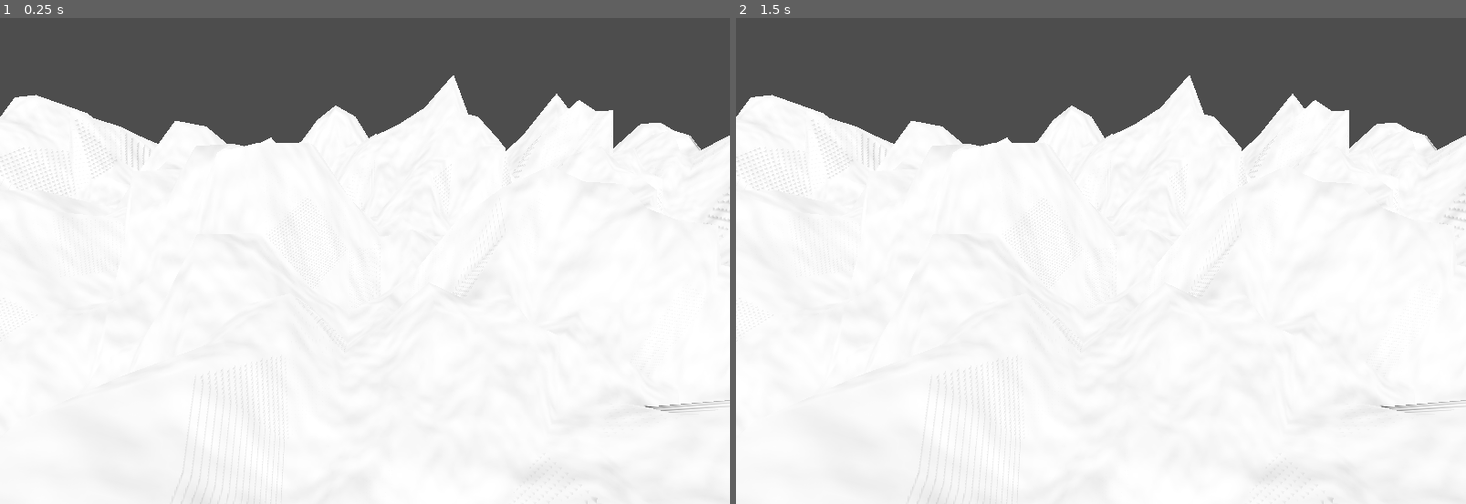
Above: before the commit, frames 1-2 (left to right).
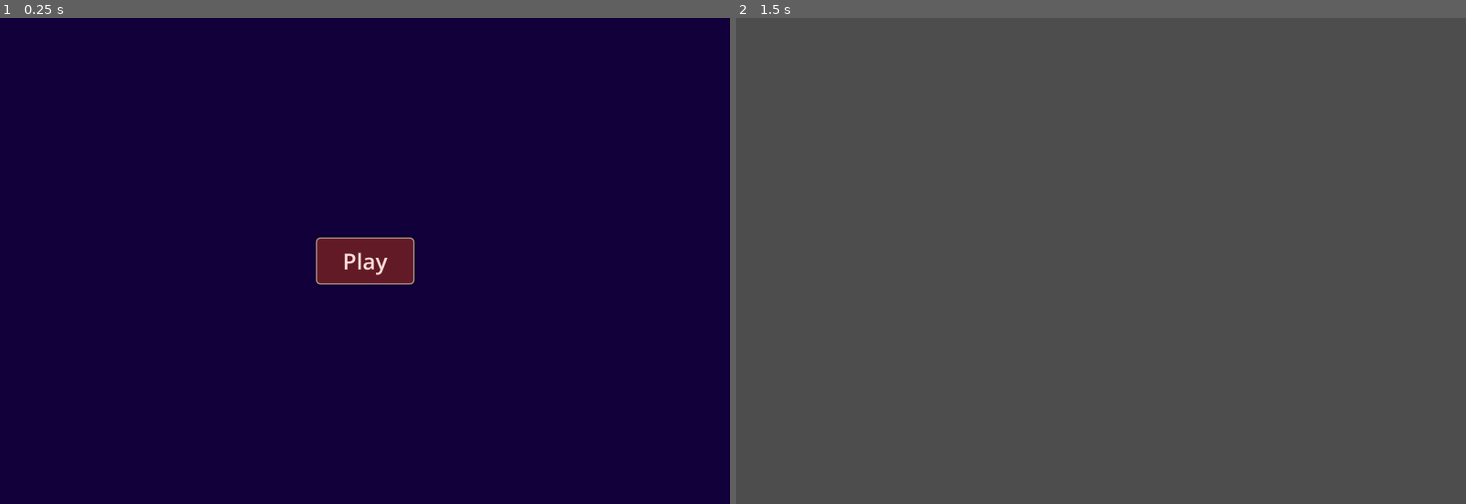
Above: after the commit, the same moments.

Repository: TrevorBuchanan/TestGogotGame
Game: Godot game, scene res://scenes/main.tscn
The game is run twice, just before and just after one commit, with the same random seed, the same clock (stepped at 60 frames per second) and the same inputs. Before the commit the project starts from res://main.tscn.
Inputs (mouse positions are in pixels of both pictures, inside the frame that each line leads up to):
- Up to frame 1 (0.25 s): no input
- Up to frame 2 (1.5 s): click (1101, 261) at 0.5 s, where only the run after the commit has a clickable "Play"; tap Enter at 1.25 s; hold D (move_right, bound only after the commit) from 1.28 s (still down); tap Space (jump, bound only after the commit) at 1.35 s

The runs differ from the first frame. In frame 1, 100% of the frame differs, in the area x 0-100%, y 0-100%; in frame 2, 78%.

Commit message:
Setting up test marching squares

Diff:
--- a/Ground.gd
+++ /dev/null
@@ -1,11 +0,0 @@
-extends StaticBody3D
-
-
-# Called when the node enters the scene tree for the first time.
-func _ready():
-    pass # Replace with function body.
-
-
-# Called every frame. 'delta' is the elapsed time since the previous frame.
-func _process(delta):
-    pass
--- a/GroundMeshGenerator.gd
+++ /dev/null
@@ -1,34 +0,0 @@
-extends MeshInstance3D
-
-var width = 10  # Width of the terrain
-var length = 10  # Length of the terrain
-var heightScale = 5  # Scale factor for terrain height
-
-func _ready():
-	pass
-	#generateTerrain()
-#
-#func generateTerrain():
-	#var noiseGenerator = preload("res://NoiseGenerator.gd").new()
-	#var mesh = get_mesh()
-	#var surfaceTool = SurfaceTool.new()
-	#surfaceTool.begin(Mesh.PRIMITIVE_TRIANGLES)
-	#
-	#for x in range(width):
-		#for z in range(length):
-			#var height = noiseGenerator.noise(x * 0.1, z * 0.1) * heightScale  # Adjust parameters for desired terrain
-			#surfaceTool.add_vertex(Vector3(x, height, z))
-	#
-	#for x in range(width - 1):
-		#for z in range(length - 1):
-			#var i = x * width + z
-			#surfaceTool.add_index(i)
-			#surfaceTool.add_index(i + width)
-			#surfaceTool.add_index(i + 1)
-			#
-			#surfaceTool.add_index(i + 1)
-			#surfaceTool.add_index(i + width)
-			#surfaceTool.add_index(i + width + 1)
-	#
-	#surfaceTool.index()
-	#mesh.create_from_surface_tool(surfaceTool)
--- a/Land.gdshader
+++ /dev/null
@@ -1,17 +0,0 @@
-shader_type spatial;
-
-uniform float height_scale = 0.5;
-uniform sampler2D noise;
-uniform sampler2D normalmap;
-
-varying vec2 tex_position;
-
-void vertex() {
-  tex_position = VERTEX.xz / 2.0 + 0.5;
-  float height = texture(noise, tex_position).x;
-  VERTEX.y += height * height_scale;
-}
-
-void fragment() {
-  NORMAL_MAP = texture(normalmap, tex_position).xyz;
-}
--- a/NoiseGenerator.gd
+++ /dev/null
@@ -1,13 +0,0 @@
-extends Node
-
-# Called when the node enters the scene tree for the first time.
-func _ready():
-	pass # Replace with function body.
-
-
-# Called every frame. 'delta' is the elapsed time since the previous frame.
-func _process(delta):
-	pass
-
-func noise(x, y):
-	pass
--- a/main.tscn
+++ /dev/null
@@ -1,53 +0,0 @@
-[gd_scene load_steps=11 format=3 uid="uid://b1sp1tgwxciqt"]
-
-[ext_resource type="Script" path="res://Ground.gd" id="1_ylv0a"]
-[ext_resource type="Shader" path="res://Land.gdshader" id="2_4ocul"]
-[ext_resource type="Script" path="res://GroundMeshGenerator.gd" id="2_nhmmj"]
-
-[sub_resource type="HeightMapShape3D" id="HeightMapShape3D_cvmi5"]
-
-[sub_resource type="FastNoiseLite" id="FastNoiseLite_5sj27"]
-
-[sub_resource type="NoiseTexture2D" id="NoiseTexture2D_2ngtj"]
-noise = SubResource("FastNoiseLite_5sj27")
-
-[sub_resource type="FastNoiseLite" id="FastNoiseLite_woi1a"]
-
-[sub_resource type="NoiseTexture2D" id="NoiseTexture2D_hir26"]
-as_normal_map = true
-noise = SubResource("FastNoiseLite_woi1a")
-
-[sub_resource type="ShaderMaterial" id="ShaderMaterial_dx73t"]
-render_priority = 0
-shader = ExtResource("2_4ocul")
-shader_parameter/height_scale = 0.5
-shader_parameter/noise = SubResource("NoiseTexture2D_2ngtj")
-shader_parameter/normalmap = SubResource("NoiseTexture2D_hir26")
-
-[sub_resource type="PlaneMesh" id="PlaneMesh_83j3a"]
-material = SubResource("ShaderMaterial_dx73t")
-subdivide_width = 32
-subdivide_depth = 32
-
-[node name="Main" type="Node"]
-
-[node name="CameraPivot" type="Marker3D" parent="."]
-transform = Transform3D(1, -5.7623e-16, 2.64427e-16, 2.64427e-16, 0.758134, 0.652098, -5.7623e-16, -0.652098, 0.758134, -0.0093019, 8.11752, -0.00678563)
-
-[node name="Camera3D" type="Camera3D" parent="CameraPivot"]
-transform = Transform3D(1, 0, 0, 0, 1, 0, 0, 0, 1, 0, 0.696562, 1.69777)
-
-[node name="Ground" type="StaticBody3D" parent="."]
-transform = Transform3D(16, 0, 0, 0, 16, 0, 0, 0, 16, 0, 0, 0)
-script = ExtResource("1_ylv0a")
-
-[node name="CollisionShape3D" type="CollisionShape3D" parent="Ground"]
-shape = SubResource("HeightMapShape3D_cvmi5")
-
-[node name="MeshInstance3D" type="MeshInstance3D" parent="Ground"]
-mesh = SubResource("PlaneMesh_83j3a")
-script = ExtResource("2_nhmmj")
-
-[node name="DirectionalLight3D" type="DirectionalLight3D" parent="."]
-transform = Transform3D(1, -0.000262869, -0.000646752, 0.000698132, 0.376531, 0.926404, 0, -0.926404, 0.376532, 0, 202.498, 117.815)
-shadow_enabled = true
--- /dev/null
+++ b/main_menu.gd
@@ -0,0 +1,26 @@
+extends Control
+
+
+# Called when the node enters the scene tree for the first time.
+func _ready():
+	Input.set_mouse_mode(Input.MOUSE_MODE_VISIBLE)
+
+func _on_play_button_up():
+	# Load the new scene
+	var new_scene = load("res://scenes/test_marching_squares.tscn")
+
+	# Get the root node (usually it's the first node in the current scene tree)
+	var root = get_tree().root
+
+	# Create an instance of the new scene
+	var new_scene_instance = new_scene.instantiate()
+
+	# Add the new scene to the root node
+	root.add_child(new_scene_instance)
+
+	# Remove the current scene
+	var current_scene = get_tree().current_scene
+	current_scene.queue_free()
+
+	# Set the new scene as the current scene
+	get_tree().current_scene = new_scene_instance
--- a/project.godot
+++ b/project.godot
@@ -11,7 +11,7 @@
 [application]
 
 config/name="TestGodotGame"
-run/main_scene="res://main.tscn"
+run/main_scene="res://scenes/main.tscn"
 config/features=PackedStringArray("4.2", "Forward Plus")
 config/icon="res://icon.svg"
 
@@ -19,3 +19,31 @@
 
 window/size/viewport_width=1800
 window/size/viewport_height=1200
+
+[input]
+
+move_left={
+"deadzone": 0.5,
+"events": [Object(InputEventKey,"resource_local_to_scene":false,"resource_name":"","device":-1,"window_id":0,"alt_pressed":false,"shift_pressed":false,"ctrl_pressed":false,"meta_pressed":false,"pressed":false,"keycode":0,"physical_keycode":65,"key_label":0,"unicode":97,"echo":false,"script":null)
+, null]
+}
+move_right={
+"deadzone": 0.5,
+"events": [Object(InputEventKey,"resource_local_to_scene":false,"resource_name":"","device":-1,"window_id":0,"alt_pressed":false,"shift_pressed":false,"ctrl_pressed":false,"meta_pressed":false,"pressed":false,"keycode":0,"physical_keycode":68,"key_label":0,"unicode":100,"echo":false,"script":null)
+]
+}
+move_back={
+"deadzone": 0.5,
+"events": [Object(InputEventKey,"resource_local_to_scene":false,"resource_name":"","device":-1,"window_id":0,"alt_pressed":false,"shift_pressed":false,"ctrl_pressed":false,"meta_pressed":false,"pressed":false,"keycode":0,"physical_keycode":83,"key_label":0,"unicode":115,"echo":false,"script":null)
+]
+}
+move_forward={
+"deadzone": 0.5,
+"events": [Object(InputEventKey,"resource_local_to_scene":false,"resource_name":"","device":-1,"window_id":0,"alt_pressed":false,"shift_pressed":false,"ctrl_pressed":false,"meta_pressed":false,"pressed":false,"keycode":0,"physical_keycode":87,"key_label":0,"unicode":119,"echo":false,"script":null)
+]
+}
+jump={
+"deadzone": 0.5,
+"events": [Object(InputEventKey,"resource_local_to_scene":false,"resource_name":"","device":-1,"window_id":0,"alt_pressed":false,"shift_pressed":false,"ctrl_pressed":false,"meta_pressed":false,"pressed":false,"keycode":0,"physical_keycode":32,"key_label":0,"unicode":32,"echo":false,"script":null)
+]
+}
--- /dev/null
+++ b/scenes/game.tscn
@@ -0,0 +1,50 @@
+[gd_scene load_steps=10 format=3 uid="uid://dsa0gfs1848c2"]
+
+[ext_resource type="Script" path="res://scripts/game.gd" id="1_4ea85"]
+[ext_resource type="PackedScene" uid="uid://j7am5himixrv" path="res://scenes/player.tscn" id="1_8qnc7"]
+
+[sub_resource type="BoxShape3D" id="BoxShape3D_dm21j"]
+
+[sub_resource type="BoxMesh" id="BoxMesh_qvdjm"]
+
+[sub_resource type="MeshTexture" id="MeshTexture_1cvy2"]
+
+[sub_resource type="PanoramaSkyMaterial" id="PanoramaSkyMaterial_oiqy4"]
+panorama = SubResource("MeshTexture_1cvy2")
+
+[sub_resource type="Sky" id="Sky_a7b2r"]
+sky_material = SubResource("PanoramaSkyMaterial_oiqy4")
+
+[sub_resource type="Environment" id="Environment_acdms"]
+background_mode = 2
+sky = SubResource("Sky_a7b2r")
+ambient_light_source = 3
+ambient_light_color = Color(0, 0.498839, 0.754723, 1)
+fog_enabled = true
+fog_light_color = Color(0, 0.568917, 0.93277, 1)
+
+[sub_resource type="CameraAttributesPractical" id="CameraAttributesPractical_8xiej"]
+
+[node name="Game" type="Node"]
+script = ExtResource("1_4ea85")
+
+[node name="Sun" type="DirectionalLight3D" parent="."]
+transform = Transform3D(0.795473, 0.189271, -0.575672, 3.31338e-16, 0.949972, 0.312335, 0.605988, -0.248454, 0.755678, -0.843534, 14.5842, 2.85302)
+shadow_enabled = true
+
+[node name="Player" parent="." instance=ExtResource("1_8qnc7")]
+transform = Transform3D(1, 0, 0, 0, 1, 0, 0, 0, 1, 2.08165e-12, 3, -4)
+
+[node name="TempGround" type="StaticBody3D" parent="."]
+transform = Transform3D(50, 0, 0, 0, 1, 0, 0, 0, 50, 0, 0, 0)
+
+[node name="CollisionShape3D" type="CollisionShape3D" parent="TempGround"]
+shape = SubResource("BoxShape3D_dm21j")
+
+[node name="MeshInstance3D" type="MeshInstance3D" parent="TempGround"]
+mesh = SubResource("BoxMesh_qvdjm")
+skeleton = NodePath("../CollisionShape3D")
+
+[node name="WorldEnvironment" type="WorldEnvironment" parent="."]
+environment = SubResource("Environment_acdms")
+camera_attributes = SubResource("CameraAttributesPractical_8xiej")
--- /dev/null
+++ b/scenes/main.tscn
@@ -0,0 +1,7 @@
+[gd_scene load_steps=2 format=3 uid="uid://b1sp1tgwxciqt"]
+
+[ext_resource type="PackedScene" uid="uid://t3fl71hfc5fw" path="res://scenes/main_menu.tscn" id="2_fns2r"]
+
+[node name="Main" type="Node"]
+
+[node name="MainMenu" parent="." instance=ExtResource("2_fns2r")]
--- /dev/null
+++ b/scenes/main_menu.tscn
@@ -0,0 +1,112 @@
+[gd_scene load_steps=7 format=3 uid="uid://t3fl71hfc5fw"]
+
+[ext_resource type="Script" path="res://main_menu.gd" id="1_c7ww7"]
+
+[sub_resource type="SystemFont" id="SystemFont_48f7v"]
+subpixel_positioning = 0
+
+[sub_resource type="Theme" id="Theme_qsvwq"]
+default_font = SubResource("SystemFont_48f7v")
+default_font_size = 24
+
+[sub_resource type="StyleBoxFlat" id="StyleBoxFlat_efiv8"]
+content_margin_left = 20.0
+content_margin_top = 20.0
+content_margin_right = 20.0
+content_margin_bottom = 20.0
+bg_color = Color(0.387006, 0.10066, 0.15479, 1)
+border_width_left = 3
+border_width_top = 3
+border_width_right = 3
+border_width_bottom = 3
+border_color = Color(0.992157, 0.878431, 0.831373, 0.654902)
+corner_radius_top_left = 10
+corner_radius_top_right = 10
+corner_radius_bottom_right = 10
+corner_radius_bottom_left = 10
+shadow_color = Color(0.0489907, 0.0304505, 0.0147735, 0.6)
+shadow_size = 5
+
+[sub_resource type="StyleBoxFlat" id="StyleBoxFlat_ygr3v"]
+content_margin_left = 20.0
+content_margin_top = 20.0
+content_margin_right = 20.0
+content_margin_bottom = 20.0
+bg_color = Color(0.361042, 0.0913546, 0.142382, 1)
+border_width_left = 3
+border_width_top = 3
+border_width_right = 3
+border_width_bottom = 3
+border_color = Color(0.992157, 0.878431, 0.831373, 0.654902)
+corner_radius_top_left = 10
+corner_radius_top_right = 10
+corner_radius_bottom_right = 10
+corner_radius_bottom_left = 10
+shadow_color = Color(0.0489907, 0.0304505, 0.0147735, 0.6)
+shadow_size = 5
+
+[sub_resource type="StyleBoxFlat" id="StyleBoxFlat_cik10"]
+content_margin_left = 20.0
+content_margin_top = 20.0
+content_margin_right = 20.0
+content_margin_bottom = 20.0
+bg_color = Color(0.286063, 0.0647033, 0.106666, 1)
+border_width_left = 3
+border_width_top = 3
+border_width_right = 3
+border_width_bottom = 3
+border_color = Color(0.992157, 0.878431, 0.831373, 0.654902)
+corner_radius_top_left = 10
+corner_radius_top_right = 10
+corner_radius_bottom_right = 10
+corner_radius_bottom_left = 10
+shadow_color = Color(0.0489907, 0.0304505, 0.0147735, 0.6)
+shadow_size = 5
+
+[node name="MainMenu" type="Control"]
+layout_mode = 3
+anchors_preset = 15
+anchor_right = 1.0
+anchor_bottom = 1.0
+grow_horizontal = 2
+grow_vertical = 2
+script = ExtResource("1_c7ww7")
+
+[node name="BackgroundColor" type="ColorRect" parent="."]
+layout_mode = 1
+anchors_preset = 15
+anchor_right = 1.0
+anchor_bottom = 1.0
+grow_horizontal = 2
+grow_vertical = 2
+theme = SubResource("Theme_qsvwq")
+color = Color(0.069381, 5.6464e-05, 0.23117, 1)
+
+[node name="VBoxContainer" type="VBoxContainer" parent="."]
+layout_mode = 1
+anchors_preset = 8
+anchor_left = 0.5
+anchor_top = 0.5
+anchor_right = 0.5
+anchor_bottom = 0.5
+offset_left = -121.5
+offset_top = -68.0
+offset_right = 121.5
+offset_bottom = 68.0
+grow_horizontal = 2
+grow_vertical = 2
+pivot_offset = Vector2(2.08165e-12, 2.08165e-12)
+alignment = 1
+
+[node name="PlayButton" type="Button" parent="VBoxContainer"]
+layout_mode = 2
+theme_override_colors/font_color = Color(0.988035, 0.876242, 0.844665, 1)
+theme_override_colors/font_pressed_color = Color(1, 1, 1, 1)
+theme_override_colors/font_hover_color = Color(0.970923, 0.797098, 0.685072, 1)
+theme_override_font_sizes/font_size = 55
+theme_override_styles/normal = SubResource("StyleBoxFlat_efiv8")
+theme_override_styles/hover = SubResource("StyleBoxFlat_ygr3v")
+theme_override_styles/pressed = SubResource("StyleBoxFlat_cik10")
+text = "Play"
+
+[connection signal="button_up" from="VBoxContainer/PlayButton" to="." method="_on_play_button_up"]
--- /dev/null
+++ b/scenes/player.tscn
@@ -0,0 +1,20 @@
+[gd_scene load_steps=4 format=3 uid="uid://j7am5himixrv"]
+
+[ext_resource type="Script" path="res://scripts/Player.gd" id="1_fy4me"]
+
+[sub_resource type="CapsuleMesh" id="CapsuleMesh_6drfb"]
+
+[sub_resource type="CapsuleShape3D" id="CapsuleShape3D_4llf3"]
+
+[node name="Player" type="CharacterBody3D"]
+script = ExtResource("1_fy4me")
+
+[node name="Pivot" type="Node3D" parent="."]
+
+[node name="TempPlayerMesh" type="MeshInstance3D" parent="Pivot"]
+mesh = SubResource("CapsuleMesh_6drfb")
+
+[node name="Camera3D" type="Camera3D" parent="Pivot"]
+
+[node name="CollisionShape3D" type="CollisionShape3D" parent="."]
+shape = SubResource("CapsuleShape3D_4llf3")
--- /dev/null
+++ b/scenes/test_marching_squares.tscn
@@ -0,0 +1,6 @@
+[gd_scene load_steps=2 format=3 uid="uid://c0anjecciyo2u"]
+
+[ext_resource type="Script" path="res://scripts/test_marching_squares.gd" id="1_p2fbi"]
+
+[node name="TestMarchingSquares" type="Node2D"]
+script = ExtResource("1_p2fbi")
--- /dev/null
+++ b/scripts/Player.gd
@@ -0,0 +1,69 @@
+extends CharacterBody3D
+
+# How fast the player moves in meters per second.
+@export var speed = 8
+# The downward acceleration when in the air, in meters per second squared.
+@export var fall_acceleration = 75
+# Vertical impulse applied to the character upon jumping in meters per second.
+@export var jump_impulse = 20
+# Mouse sensitivity
+@export var mouse_sensitivity = 0.00001
+
+# Camera object
+@onready var camera = $Pivot/Camera3D
+
+var target_velocity = Vector3.ZERO
+var camera_pitch = 0.0
+var camera_limit = 1.5 # Limit the camera's pitch (in radians)
+
+
+func _ready():
+	Input.set_mouse_mode(Input.MOUSE_MODE_CAPTURED)
+
+func _physics_process(delta):
+	# We create a local variable to store the input direction.
+	var direction = Vector3.ZERO
+
+	# We check for each move input and update the direction accordingly.
+	if is_on_floor():
+		var input_vector = Vector2.ZERO
+		if Input.is_action_pressed("move_right"):
+			input_vector.x += 1
+		if Input.is_action_pressed("move_left"):
+			input_vector.x -= 1
+		if Input.is_action_pressed("move_back"):
+			input_vector.y += 1
+		if Input.is_action_pressed("move_forward"):
+			input_vector.y -= 1
+
+		# Transform the input vector into a three-dimensional direction vector
+		if input_vector.length() > 0:
+			input_vector = input_vector.normalized()
+			var transform = global_transform.basis
+			direction += transform.x * input_vector.x + transform.z * input_vector.y
+
+		# Apply the speed to the normalized direction components
+		target_velocity.x = direction.x * speed
+		target_velocity.z = direction.z * speed
+
+	# Vertical Velocity
+	if not is_on_floor(): # If in the air, fall towards the floor. Literally gravity
+		target_velocity.y = target_velocity.y - (fall_acceleration * delta)
+
+	# Jumping.
+	if is_on_floor() and Input.is_action_just_pressed("jump"):
+		target_velocity.y = jump_impulse
+
+	# Moving the Character
+	velocity = target_velocity
+	move_and_slide()
+
+	# Handle mouse look
+	handle_mouse_look(delta)
+
+
+func handle_mouse_look(delta):
+	var mouse_motion = -Input.get_last_mouse_velocity() * mouse_sensitivity
+	camera_pitch = clamp(camera_pitch + mouse_motion.y, -camera_limit, camera_limit)
+	camera.rotation_degrees.x = rad_to_deg(camera_pitch)
+	rotate_y(mouse_motion.x)
--- /dev/null
+++ b/scripts/game.gd
@@ -0,0 +1,26 @@
+extends Node
+
+
+func _input(event):
+	if event.is_action_pressed("ui_cancel"):
+		back_to_menu()
+
+func back_to_menu():
+	# Load the new scene
+	var new_scene = load("res://scenes/main_menu.tscn")
+
+	# Get the root node (usually it's the first node in the current scene tree)
+	var root = get_tree().root
+
+	# Create an instance of the new scene
+	var new_scene_instance = new_scene.instantiate()
+
+	# Add the new scene to the root node
+	root.add_child(new_scene_instance)
+
+	# Remove the current scene
+	var current_scene = get_tree().current_scene
+	current_scene.queue_free()
+
+	# Set the new scene as the current scene
+	get_tree().current_scene = new_scene_instance
--- /dev/null
+++ b/scripts/test_marching_squares.gd
@@ -0,0 +1,25 @@
+extends Node2D
+
+func _input(event):
+	if event.is_action_pressed("ui_cancel"):
+		back_to_menu()
+
+func back_to_menu():
+	# Load the new scene
+	var new_scene = load("res://scenes/main_menu.tscn")
+
+	# Get the root node (usually it's the first node in the current scene tree)
+	var root = get_tree().root
+
+	# Create an instance of the new scene
+	var new_scene_instance = new_scene.instantiate()
+
+	# Add the new scene to the root node
+	root.add_child(new_scene_instance)
+
+	# Remove the current scene
+	var current_scene = get_tree().current_scene
+	current_scene.queue_free()
+
+	# Set the new scene as the current scene
+	get_tree().current_scene = new_scene_instance
